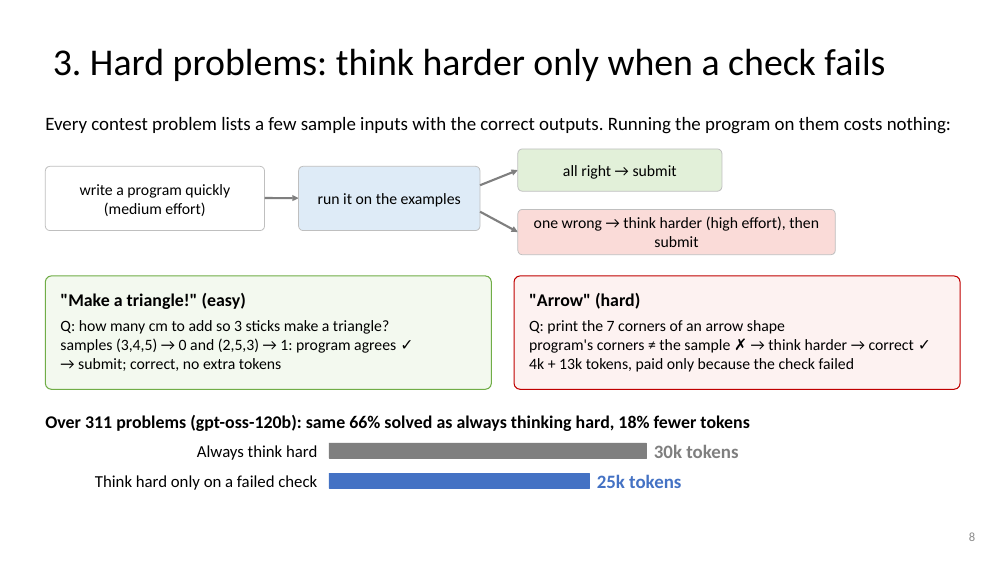
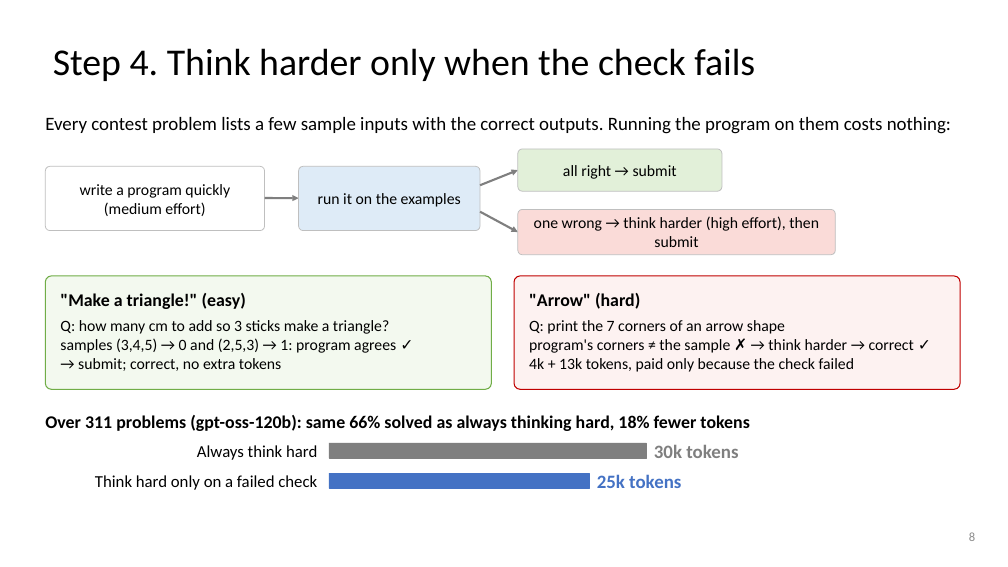
Before and after one commit to dlwns147/CSED490E_Project_Team5, a slide deck: slide 8 of PROPOSAL_slides.pptx. Drawn at 1008x567 pixels with LibreOffice and Linux fonts; fonts in the diff are those of the drawing. Boxes give left, top, right and bottom in pixels: in the first picture for what was removed or moved away, otherwise in the second. Text is boxed around its words. In the diff, an @@ line names an element or a change of style, - is before the commit and + after.

```diff
--- a/PROPOSAL_slides.pptx
+++ b/PROPOSAL_slides.pptx
@@ title at [53, 48, 755, 81]: text changed @@
-3. Hard problems: think harder only when a check fails
+Step 4. Think harder only when the check fails
```
Also in this commit, not shown: 5 other slides changed, 5 slides added, 4 slides removed, 16 other files.
